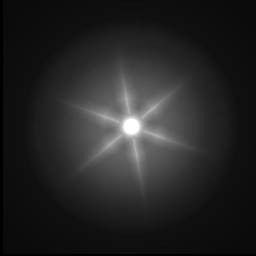
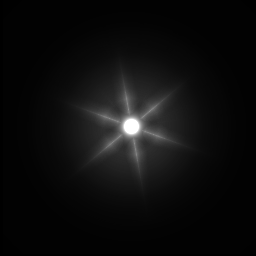
Comparing the layer stacks of the two 256 × 256 images. Changes:
added layer "Darken" (soft light, 90%) above "SuperNova" over [3, 0, 256, 254]
